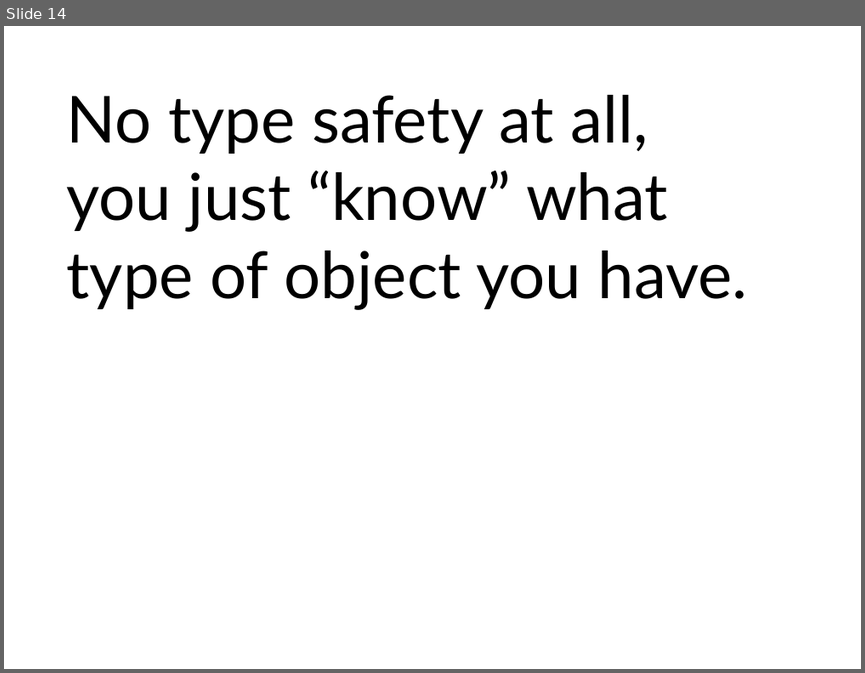
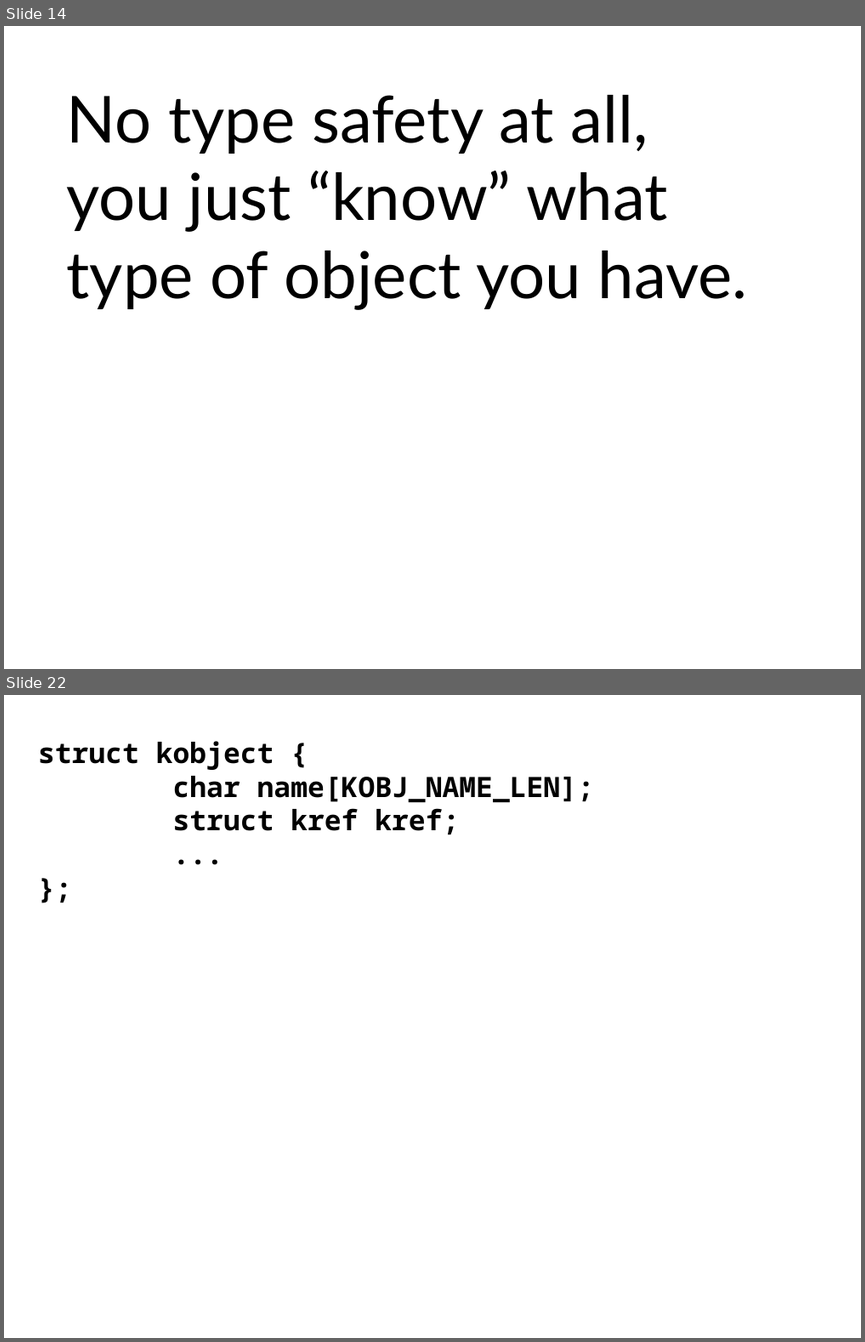
Before and after one commit to gregkh/presentation-kref, a slide deck: kref.odp. Shown one above the other, each under a label of ours: slide 14 before the commit, slides 14 and 22 after it; the slides between them are not shown. The pictures are 865x673 and 865x1342 pixels, drawn with LibreOffice and Linux fonts; fonts in the diff are those of the drawing. Boxes give left, top, right and bottom in pixels: in the first picture for what was removed or moved away, otherwise in the second. Text is boxed around its words. In the diff, an @@ line names an element or a change of style, - is before the commit and + after.

```diff
--- a/kref.odp
+++ b/kref.odp
@@ slide 22 added at (4,695,861,1338), background #FFFFFF @@
@@ text added at (38,741,594,834), 26 pt, text #000000, bold @@
+struct kobject {
+char name[KOBJ_NAME_LEN];
+struct kref kref;
+...
+};
```
Also in this commit, not shown: 1 slide changed, 6 other slides added.
